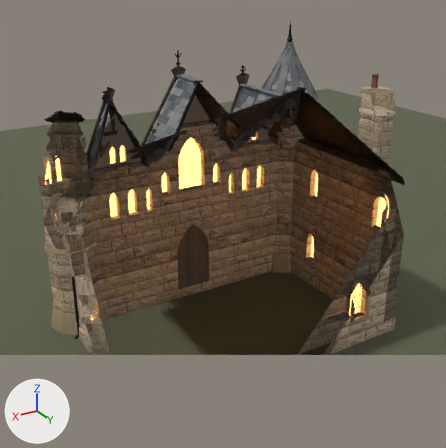
The Blender file GameClient/ArtSource/Silverbrook/NorthridgeHouse2/SilverbrookNorthridgeHouse2.blend: old version first, new version second.
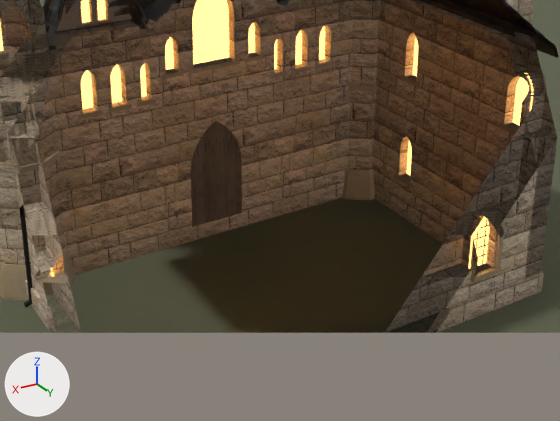
Old and new are each drawn whole from a camera (50 mm lens) standing at (9.5, 16.09, 11.53) and looking at (0.12, 0.45, 3.71) and again close up on the part from 13% to 91% of the width and 33% to 91% of the height. The lights are fixed; the arrows at lower left show +X, +Y and +Z. The older version's two pictures come first. The close-ups show mesh edges as thin lines. Everything nearer to the camera than a plane just in front of the edit is cut away.

In view in the first close-up: 'Ground', 'SM_SBNorthridgeHouse2_Details', 'SM_SBNorthridgeHouse2_Door1', 'SM_SBNorthridgeHouse2_Door2', 'SM_SBNorthridgeHouse2_Masonry', 'SM_SBNorthridgeHouse2_Plaster', 'SM_SBNorthridgeHouse2_Roof', 'SM_SBNorthridgeHouse2_Timber', 'SM_SBNorthridgeHouse2_Trim'.
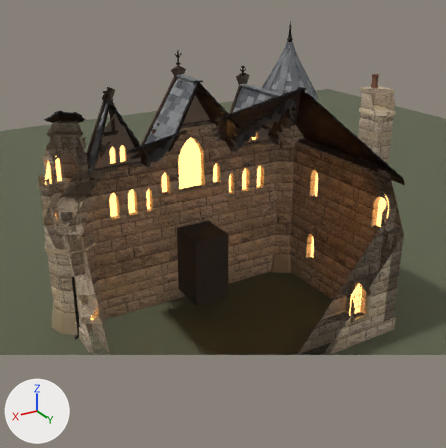
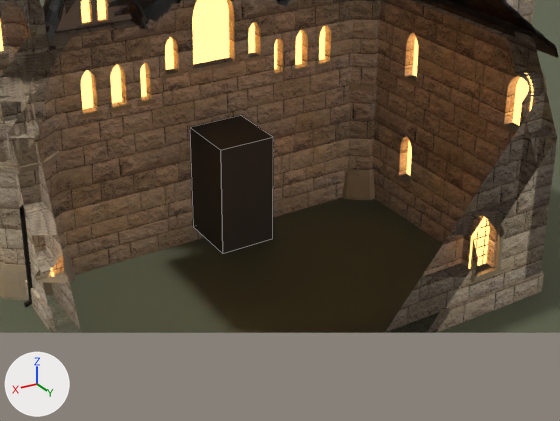
What differs and where, as boxes (x1, y1, x2, y2) in the close-ups (560 x 421 px):
```json
{"object": "SM_SBNorthridgeHouse2_EntryRooms", "change": "added", "after": [190, 115, 273, 254]}
{"object": "SM_SBNorthridgeHouse2_Door2", "change": "unchanged, covered by the edit", "before": [191, 122, 218, 227], "after": [191, 178, 193, 227]}
{"object": "SM_SBNorthridgeHouse2_Door1", "change": "unchanged, covered by the edit", "before": [215, 121, 242, 220]}
```

Scene script edits in JSON lines:
```json
{"op": "add", "block": "mat_sb_entryroom", "code": ["mat_sb_entryroom = principled_material('SB_EntryRoom')", "mat_sb_entryroom.base_color = (0.05, 0.045, 0.04)  # dark grey #3f3c38", "mat_sb_entryroom.roughness = 0.95"]}
{"op": "add", "block": "me_sm_sbnorthridgehouse2_entryrooms", "code": ["me_sm_sbnorthridgehouse2_entryrooms = bpy.data.meshes.new('SM_SBNorthridgeHouse2_EntryRooms')", "me_sm_sbnorthridgehouse2_entryrooms.from_pydata([(-0.64, -0.45, 0.36), (0.63, -0.45, 0.36), (0.63, -0.45, 2.83), (-0.64, -0.45, 2.83), (-0.64, -1.84, 0.36), (-0.64, -0.45, 0.36), (-0.64, -0.45, 2.83), (-0.64, -1.84, 2.83), (0.63, -1.84, 2.83), (0.63, -0.45, 2.83), (0.63, -0.45, 0.36), (0.63, -1.84, 0.36), (-0.64, -1.84, 0.36), (0.63, -1.84, 0.36), (0.63, -0.45, 0.36), (-0.64, -0.45, 0.36), (-0.64, -0.45, 2.83), (0.63, -0.45, 2.83), (0.63, -1.84, 2.83), (-0.64, -1.84, 2.83)], [], [(0, 1, 2, 3), (4, 5, 6, 7), (8, 9, 10, 11), (12, 13, 14, 15), (16, 17, 18, 19)])", "me_sm_sbnorthridgehouse2_entryrooms.materials.append(mat_sb_entryroom)  # dark grey #3f3c38"]}
{"op": "add", "block": "ob_sm_sbnorthridgehouse2_entryrooms", "code": ["ob_sm_sbnorthridgehouse2_entryrooms = bpy.data.objects.new('SM_SBNorthridgeHouse2_EntryRooms', me_sm_sbnorthridgehouse2_entryrooms)", "ob_sm_sbnorthridgehouse2_entryrooms.location = (0.0, 0.0, 0.0)"]}
```
